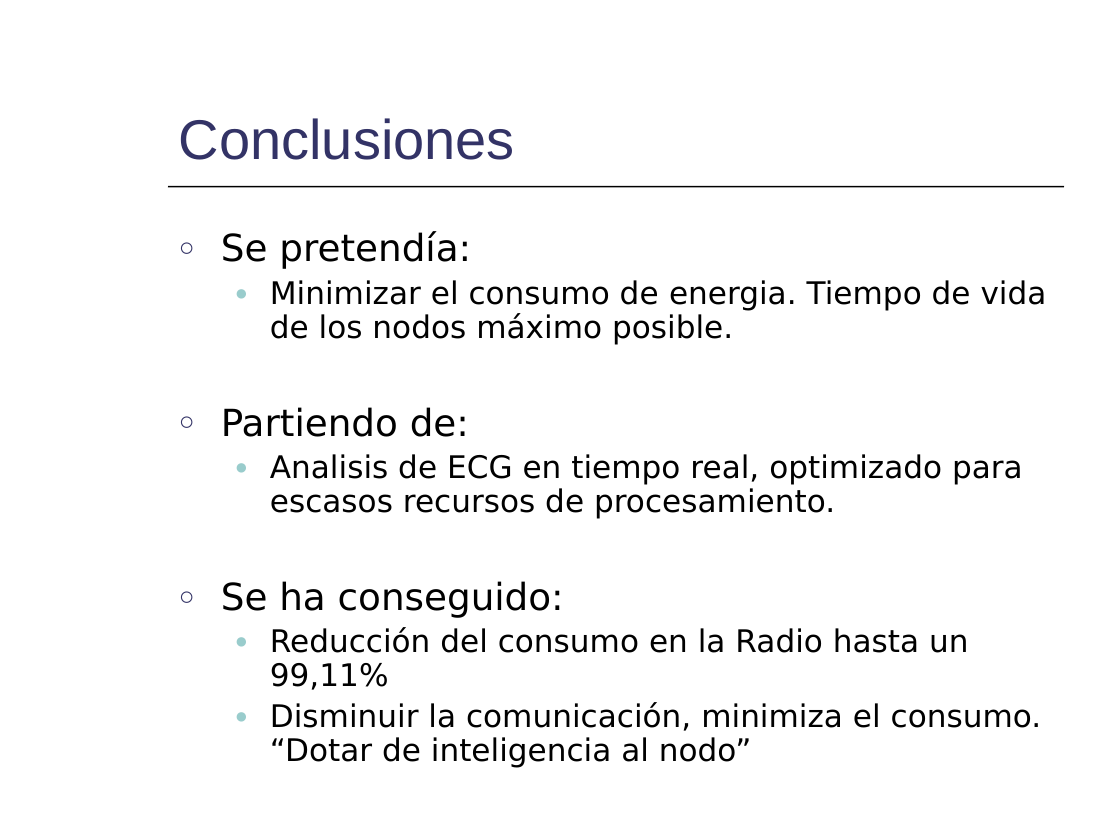
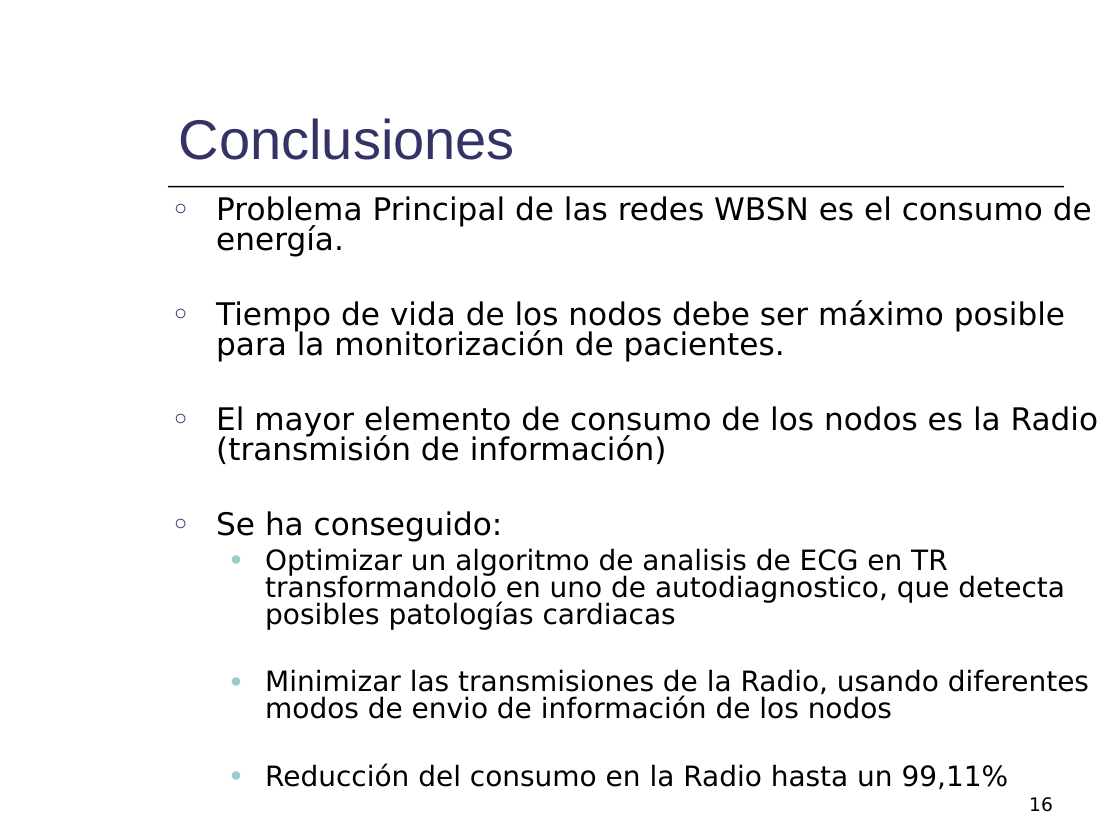
Before and after one commit to mmja/redsensores, a slide deck: slide 16 of Memoria/Consumo.ppt (slide 14 before the commit). Drawn at 1120x840 pixels with LibreOffice and Linux fonts; fonts in the diff are those of the drawing. Boxes give left, top, right and bottom in pixels: in the first picture for what was removed or moved away, otherwise in the second. Text is boxed around its words. In the diff, an @@ line names an element or a change of style, - is before the commit and + after.

```diff
--- a/Memoria/Consumo.ppt
+++ b/Memoria/Consumo.ppt
@@ text "Problema Principal de las redes ...": place and size @@
-text "Problema Principal de las redes ..." at bbox=[221, 231, 1047, 768]
+text "Problema Principal de las redes ..." at bbox=[216, 196, 1098, 790]
@@ text at bbox=[216, 196, 1098, 464]: text changed @@
-○ Se pretendía:
-  ● Minimizar el consumo de energia. Tiempo de vida de los nodos máximo posible.
-○ Partiendo de:
-  ● Analisis de ECG en tiempo real, optimizado para escasos recursos de procesamiento.
+○ Problema Principal de las redes WBSN es el consumo de energía.
+○ Tiempo de vida de los nodos debe ser máximo posible para la monitorización de pacientes.
+○ El mayor elemento de consumo de los nodos es la Radio (transmisión de información)
@@ text at bbox=[216, 511, 1009, 790]: size 24 to 20 pt in "Se ha conseguido:"; size 20 to 18 pt in "Reducción del consumo en la Radio hasta ..."; line spacing 0.9 to 0.8; less space between paragraphs @@
@@ text at bbox=[265, 548, 1089, 719]: paragraphs added @@
+  ● Optimizar un algoritmo de analisis de ECG en TR transformandolo en uno de autodiagnostico, que detecta posibles patologías cardiacas
+  ● Minimizar las transmisiones de la Radio, usando diferentes modos de envio de información de los nodos
@@ text at bbox=[270, 702, 1042, 768]: paragraph removed @@
-  ● Disminuir la comunicación, minimiza el consumo. “Dotar de inteligencia al nodo”
@@ page number added at bbox=[1029, 797, 1053, 812], 12 pt, text #000000 @@
+16
```
Also in this commit, not shown: 14 other slides changed, 5 slides added, 1 slide removed.
